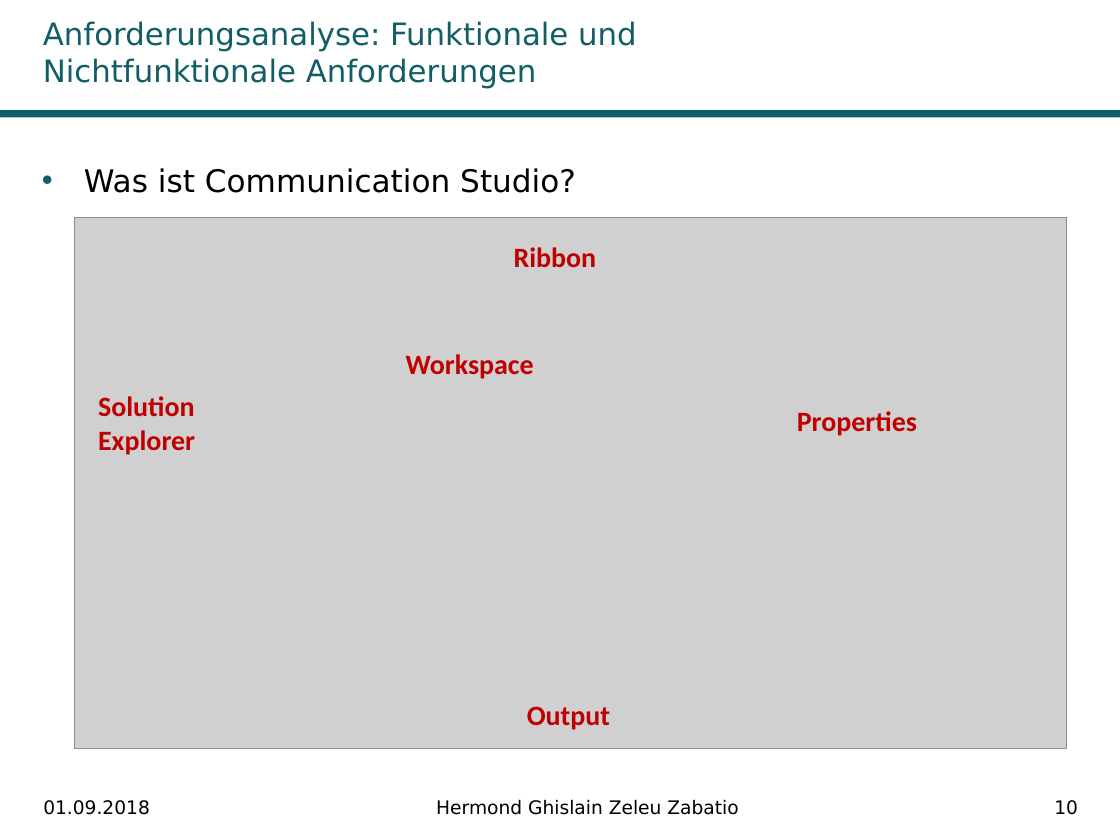
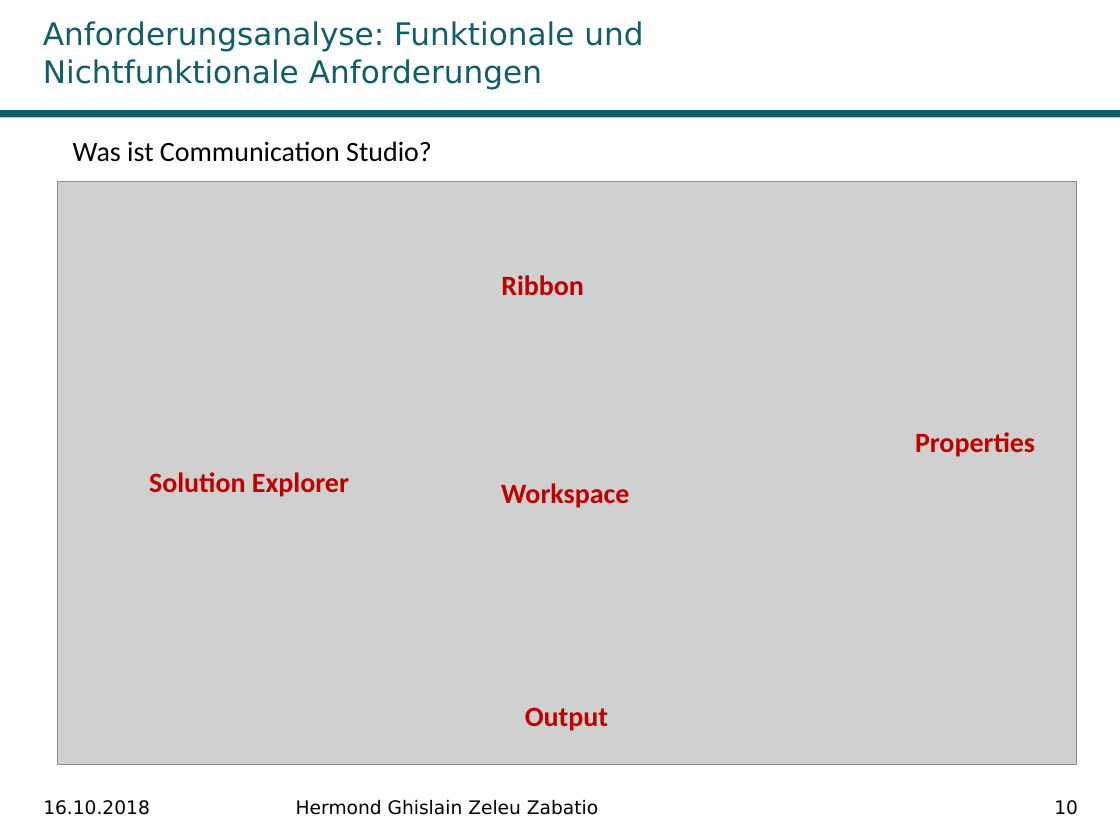
Before and after one commit to Ghislain1/zoe-fb-app, a slide deck: slide 10 of Master-Abschluss.pptx. Drawn at 1120x840 pixels with LibreOffice and Linux fonts; fonts in the diff are those of the drawing; grey boxes stand for pictures; background and template pictures are left out. Boxes give left, top, right and bottom in pixels: in the first picture for what was removed or moved away, otherwise in the second. Text is boxed around its words. In the diff, an @@ line names an element or a change of style, - is before the commit and + after.

```diff
--- a/Master-Abschluss.pptx
+++ b/Master-Abschluss.pptx
@@ title "Anforderungsanalyse: Funktionale und Nichtfunktionale Anford ..." at (x1=43, y1=21, x2=643, y2=89): size 19.8 to 20 pt @@
@@ text "Was ist Communication Studio?" moved from (x1=84, y1=168, x2=576, y2=193) to (x1=73, y1=141, x2=432, y2=162) @@
@@ text "Was ist Communication Studio?" at (x1=73, y1=141, x2=432, y2=162): size 20 to 18 pt, font DejaVu Sans to Calibri; bullet • to none; less space between paragraphs @@
@@ picture resized from (x1=75, y1=217, x2=1066, y2=749) to (x1=58, y1=181, x2=1077, y2=764) @@
@@ text "Ribbon" moved from (x1=514, y1=247, x2=597, y2=267) to (x1=501, y1=275, x2=584, y2=295) @@
@@ text "Properties" moved from (x1=797, y1=411, x2=917, y2=436) to (x1=915, y1=432, x2=1035, y2=457) @@
@@ text "Solution Explorer" rewrapped from (x1=98, y1=396, x2=195, y2=455) to (x1=149, y1=472, x2=349, y2=497) @@
@@ text "Workspace" moved from (x1=406, y1=354, x2=534, y2=379) to (x1=501, y1=483, x2=629, y2=508) @@
@@ text at (x1=43, y1=800, x2=150, y2=815): text changed @@
-01.09.2018
+16.10.2018
@@ text "Hermond Ghislain Zeleu Zabatio" at (x1=296, y1=799, x2=598, y2=815): alignment centre to left @@
```
Also in this commit, not shown: 28 other slides changed, 2 slides removed, 6 other files.
